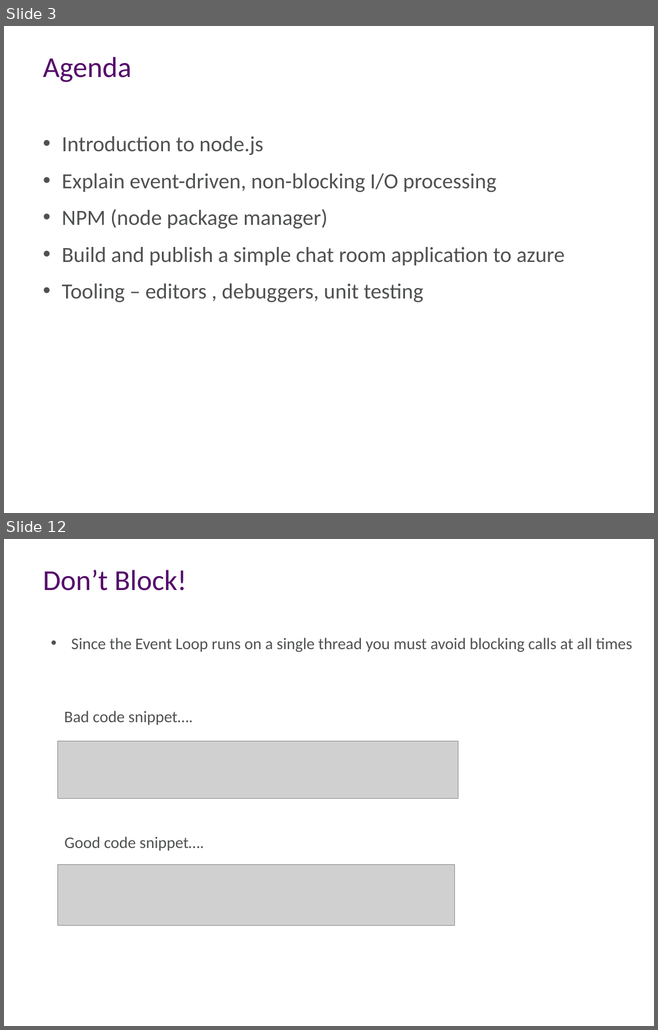
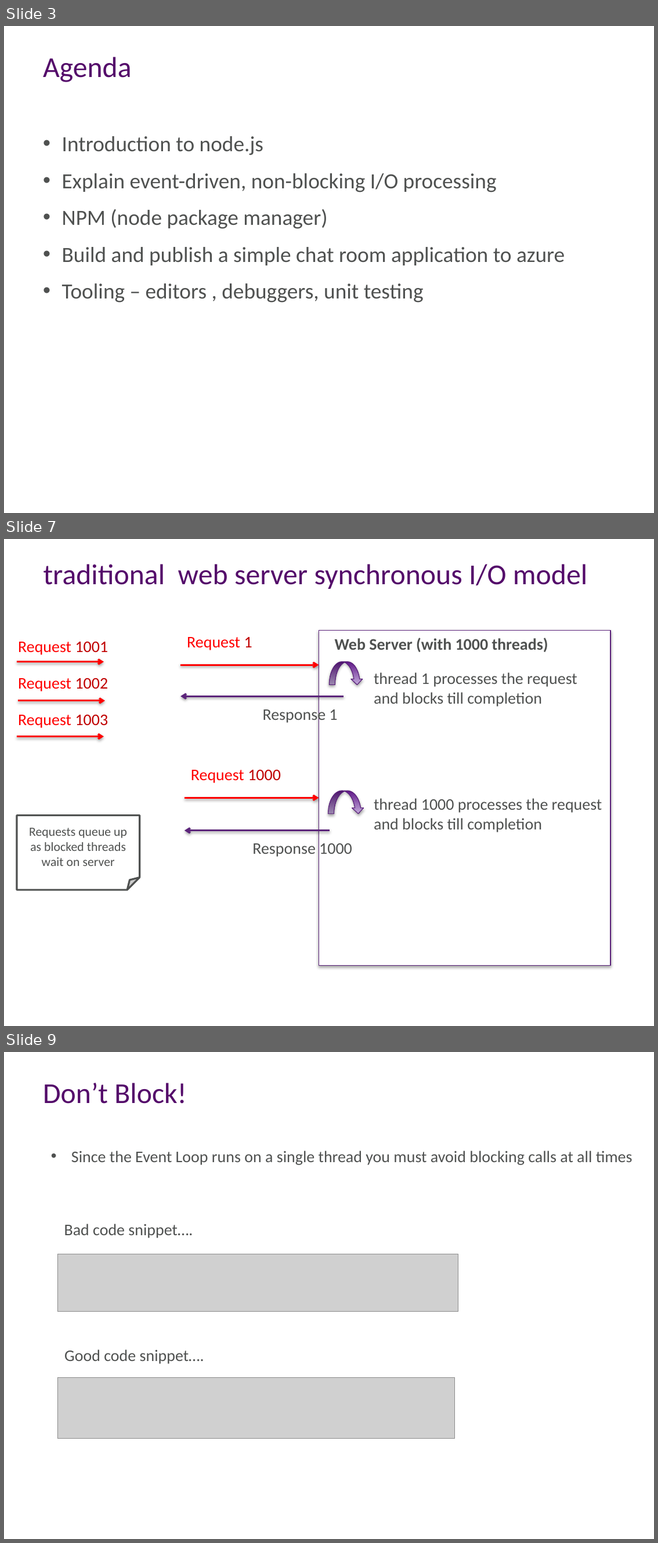
Before and after one commit to aidancasey/AzureNodeChatClient, a slide deck: presentation/Building Node.js Applications on Windows Azure.pptx. Shown one above the other, each under a label of ours: slides 3 and 12 before the commit, slides 3, 7 and 9 after it; the slides between them are not shown. The pictures are 658x1030 and 658x1543 pixels, drawn with LibreOffice and Linux fonts; fonts in the diff are those of the drawing; grey boxes stand for pictures; background and template pictures are left out. Boxes give left, top, right and bottom in pixels: in the first picture for what was removed or moved away, otherwise in the second. Text is boxed around its words. In the diff, an @@ line names an element or a change of style, - is before the commit and + after.

```diff
--- a/presentation/Building Node.js Applications on Windows Azure.pptx
+++ b/presentation/Building Node.js Applications on Windows Azure.pptx
@@ slide 7 added at (x1=4, y1=539, x2=654, y2=1026), background #FFFFFF @@
@@ title added at (x1=43, y1=564, x2=587, y2=589), 32 pt, text #540B6A @@
+traditional web server synchronous I/O model
@@ text added at (x1=18, y1=642, x2=108, y2=655), 18 pt, text #FF0000 @@
+Request 1001
@@ text added at (x1=187, y1=637, x2=252, y2=650), 18 pt, text #FF0000 @@
+Request 1
@@ rectangle added at (x1=318, y1=631, x2=610, y2=966), fill #FFFFFF, outline #5B217A 0.75 pt @@
@@ text added at (x1=335, y1=638, x2=548, y2=652), 18 pt, text #4F5150, bold @@
+Web Server (with 1000 threads)
@@ arrow added from (17, 662) to (104, 662), #FF0000 2 pt @@
@@ arrow added from (181, 665) to (318, 665), #FF0000 2 pt @@
@@ curved up arrow added at (x1=329, y1=662, x2=362, y2=685), fill gradient #601788 to #C4ACDC, outline #5B217A 0.75 pt @@
@@ text added at (x1=373, y1=672, x2=577, y2=707), 18 pt, text #4F5150 @@
+thread 1 processes the request
+and blocks till completion
@@ text added at (x1=18, y1=678, x2=108, y2=692), 18 pt, text #FF0000 @@
+Request 1002
@@ arrow added from (18, 701) to (105, 701), #FF0000 2 pt @@
@@ arrow added from (343, 696) to (181, 696), #5C247B 2 pt @@
@@ text added at (x1=263, y1=707, x2=337, y2=724), 18 pt, text #4F5150 @@
+Response 1
@@ text added at (x1=18, y1=715, x2=108, y2=728), 18 pt, text #FF0000 @@
+Request 1003
@@ arrow added from (17, 736) to (104, 736), #FF0000 2 pt @@
@@ text added at (x1=191, y1=770, x2=281, y2=783), 18 pt, text #FF0000 @@
+Request 1000
@@ arrow added from (184, 798) to (318, 798), #FF0000 2 pt @@
@@ curved up arrow added at (x1=328, y1=791, x2=364, y2=815), fill gradient #601788 to #C4ACDC, outline #5B217A 0.75 pt @@
@@ text added at (x1=373, y1=798, x2=602, y2=832), 18 pt, text #4F5150 @@
+thread 1000 processes the request
+and blocks till completion
@@ folded corner added at (x1=17, y1=816, x2=140, y2=890), fill #FFFFFF, outline #4F5150 2 pt, 14 pt, text #4F5150 @@
+Requests queue up as blocked threads wait on server
@@ arrow added from (329, 831) to (184, 831), #5C247B 2 pt @@
@@ text added at (x1=252, y1=843, x2=352, y2=857), 18 pt, text #4F5150 @@
+Response 1000
@@ what was slide 12 is now slide 9 @@
```
Also in this commit, not shown: 2 slides changed, 3 other slides added, 7 slides removed.
